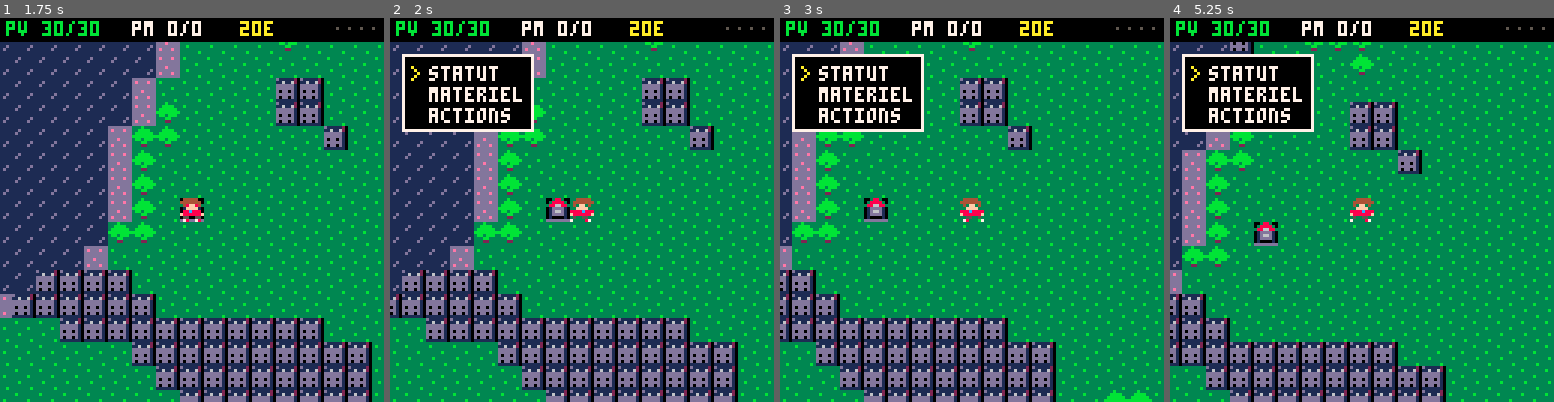
Above: before the commit, frames 1-4 (left to right).
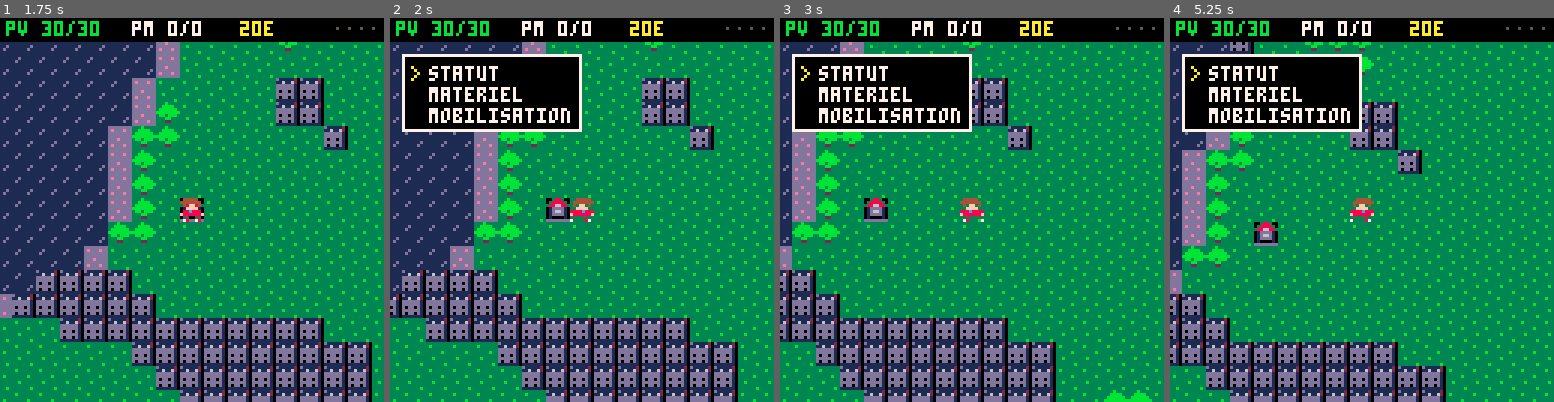
Above: after the commit, the same moments.

Repository: boblefrag/avenir-en-commun-rpg
Game: PICO-8 cartridge main.p8
Same seed, same stepped clock (60 frames per second), same inputs: the game is played once before the commit and once after it.
Inputs:
- Up to frame 1 (1.75 s): tap X (X key) at 0.33, 1.07 s; tap O (Z key) at 0.7, 1.7 s; hold Right from 1.6 s (still down)
- Up to frame 2 (2 s): keep holding Right; tap X (X key) at 1.85 s
- Up to frame 3 (3 s): release Right at 2.1 s; tap O (Z key) at 2.1, 2.5, 2.9 s; hold Up 2.15-2.42 s; hold Right from 2.47 s (still down); tap X (X key) at 2.97 s
- Up to frame 4 (5.25 s): release Right at 3.03 s; hold Left 3.08-3.58 s; tap O (Z key) every 0.4 s from 3.3 to 4.9 s; hold Down 3.63-3.97 s; hold Right 4.02-4.68 s; tap X (X key) at 4.08, 5.2 s; hold Up 4.73-5.03 s; hold Left from 5.08 s (still down)

Frame 1 is identical in both runs. In frame 2, 3.0% of the frame differs, in the area x 10-50%, y 9-30%; in frame 3, 3.0%; in frame 4, 3.0%.

Commit message:
Adopte 'mobilisation' pour remplacer 'magie' et 'cahier thematique' au lieu de 'fiche argument'

Diff:
--- a/src/battle.lua
+++ b/src/battle.lua
@@ -19,8 +19,8 @@
 end
 
 function bmenu()
- -- le fact-checker n'a pas d'actions : il prend du recul a la place
- menu(split("convaincre,"..(h.cl==4 and "recul" or "actions")..",materiel,retrait"),4,74,bact,true)
+ -- le fact-checker n'a pas de mobilisation : il prend du recul a la place
+ menu(split("convaincre,"..(h.cl==4 and "recul" or "mobilisation")..",materiel,retrait"),4,74,bact,true)
 end
 
 function bact(i)
@@ -81,7 +81,7 @@
   if not s then
    bmenu()
   elseif h.mp<s[4] then
-   msg("force argumentative\nepuisee !",bmenu)
+   msg("mobilisation\nepuisee !",bmenu)
   elseif e==6 and h.hp>=h.pv then
    msg("conviction deja au maximum !",bmenu)
   else
@@ -187,7 +187,7 @@
     local s=sp(i)
     t..=s[1].." ("..s[4].." pm)\n"..sdesc[s[2]].."\n"
    end
-   msg("niveau "..h.lv.." !\npv "..h.pv.."  pm "..h.pm.."\natt "..h.att.."  def "..h.def.."  agi "..h.agi,function()
+   msg("niveau "..h.lv.." !\nconviction "..h.pv.."  pm "..h.pm.."\natt "..h.att.."  def "..h.def.."  agi "..h.agi,function()
     if t>"" then msg("nouveau :\n"..t,back) else back() end
    end)
   else
@@ -216,7 +216,7 @@
   local k=h.pm>0 and rnd()<.5 and (big and "spe" or "eth") or big and "spo" or "pot"
   if h[k]<9 then
    h[k]+=1
-   return "\ndon : "..({pot="cafe militant",spo="repas solidaire",eth="fiche argument",spe="revue politique"})[k]
+   return "\ndon : "..({pot="cafe militant",spo="repas solidaire",eth="cahier thematique",spe="revue politique"})[k]
   end
  end
  local i=flr(rnd(min(6,1+mo[7]\12)))+1
--- a/src/hero.lua
+++ b/src/hero.lua
@@ -167,8 +167,8 @@
 -- 4 serviette (ne sert a rien, ne s'use pas, ne coute pas de tour)
 function items()
  -- iid[i] : numero d'objet (pour use_item) de la ligne i du menu ;
- -- syndicaliste et fact-checker (0 pm) ne voient pas les fiches d'argument
- local t,l,c={},split("cafe militant,repas solidaire,fiche argument,revue politique,le programme,retour"),{h.pot,h.spo,h.eth,h.spe}
+ -- syndicaliste et fact-checker (0 pm) ne voient pas les cahiers thematiques
+ local t,l,c={},split("cafe militant,repas solidaire,cahier thematique,revue politique,le programme,retour"),{h.pot,h.spo,h.eth,h.spe}
  iid={}
  for i=1,6 do
   if h.pm>0 or i<3 or i>4 then
@@ -191,14 +191,14 @@
  elseif o==5 then
   return rnd(towel)
  elseif o<5 then
-  -- fiche argument (+15 pm) ou revue politique (+50 pm)
-  local k,n=o==3 and "eth" or "spe",(o==3 and "fiche argument" or "revue politique")
+  -- cahier thematique (+15 pm) ou revue politique (+50 pm)
+  local k,n=o==3 and "eth" or "spe",(o==3 and "cahier thematique" or "revue politique")
   if (h[k]<1) return "plus de\n"..n.." !"
-  if (h.mp>=h.pm) return "force argumentative\ndeja au maximum !"
+  if (h.mp>=h.pm) return "mobilisation deja\nau maximum !"
   local g=min(o==3 and 15 or 50,h.pm-h.mp)
   h[k]-=1
   h.mp+=g
-  return "vous etudiez une\n"..n.." !\n+"..g.." pm (pm "..h.mp.."/"..h.pm..")",true
+  return "vous etudiez "..(o==3 and "un\n" or "une\n")..n.." !\n+"..g.." mobilisation ("..h.mp.."/"..h.pm..")",true
  end
 end
 
--- a/src/town.lua
+++ b/src/town.lua
@@ -33,14 +33,14 @@
  end
 end
 
--- materiel : cafe (10e), repas solidaire (60e), fiche argument (25e), revue (100e)
--- militant et fact-checker (0 pm) : pas de fiches d'argument en rayon
+-- materiel : cafe (10e), repas solidaire (60e), cahier thematique (25e), revue (100e)
+-- militant et fact-checker (0 pm) : pas de cahiers thematiques en rayon
 function item_shop()
- local ks,pr,nm=split("pot,spo,eth,spe"),split("10,60,25,100"),split("cafe militant,repas solidaire,fiche argument,revue politique")
+ local ks,pr,nm=split("pot,spo,eth,spe"),split("10,60,25,100"),split("cafe militant,repas solidaire,cahier thematique,revue politique")
  local it,ids={},{}
  for i=1,4 do
   if h.pm>0 or i<3 then
-   add(it,nm[i].." - "..pr[i].."e ("..h[ks[i]].."/9)")
+   add(it,nm[i].." "..pr[i].."e ("..h[ks[i]].."/9)")
    add(ids,i)
   end
  end
--- a/src/world.lua
+++ b/src/world.lua
@@ -78,7 +78,7 @@
 
 -- menu hors combat (x)
 function field_menu()
- menu(split("statut,materiel,actions"),4,12,function(i)
+ menu(split("statut,materiel,mobilisation"),4,12,function(i)
   close()
   if i==1 then
    local wep=wep_name(h.wep)
@@ -100,11 +100,11 @@
  end)
 end
 
--- actions hors combat : evasion, retour, repousse, soin
+-- mobilisation hors combat : debrayage, retour, cordon syndical, soin
 function field_magic()
  local it,ids=spell_list(function(e) return e>2 and e<7 end)
  if #it==0 then
-  msg("aucune action utilisable\nici !")
+  msg("aucune mobilisation\npossible ici !")
   return
  end
  menu(it,4,12,function(o)
@@ -112,7 +112,7 @@
   local s=sp(ids[o])
   local e=s[2]
   if h.mp<s[4] then
-   msg("force argumentative\nepuisee !")
+   msg("mobilisation\nepuisee !")
   elseif e==6 and h.hp>=h.pv then
    msg("conviction deja au maximum !")
   elseif e==3 and st!=dungeon then
--- a/tests/smoke.lua
+++ b/tests/smoke.lua
@@ -115,12 +115,12 @@
 new_hero(2)
 h.eth,h.mp=1,0
 local t,u=use_item(3)
-ok(u and h.eth==0 and h.mp==min(15,h.pm),"fiche argument : pm rendus")
+ok(u and h.eth==0 and h.mp==min(15,h.pm),"cahier thematique : pm rendus")
 h.eth=3
 save()
 h=nil
 load_game()
-ok(h.eth==3,"fiches argument sauvegardees")
+ok(h.eth==3,"cahiers thematiques sauvegardes")
 h.spo,h.hp=1,1
 use_item(2)
 ok(h.spo==0 and h.hp==min(81,h.pv),"repas solidaire : +80 conviction")
